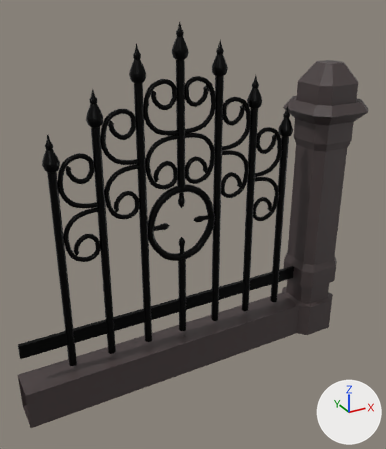
An edit to the Blender file Assets/Modele3D/Cmentarz/Plot i Zielen/plot1.blend, drawn before and after from the same camera.
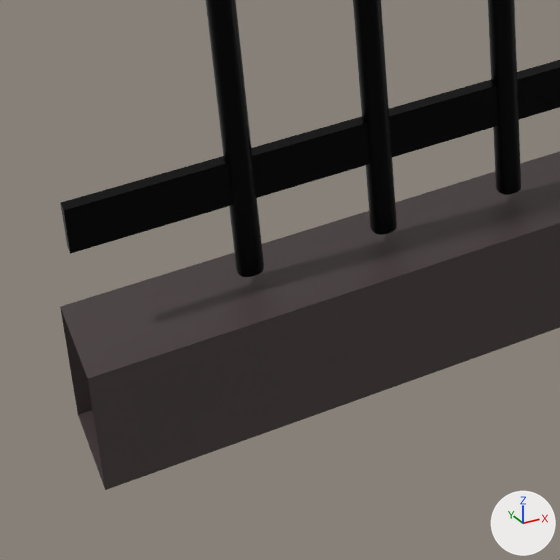
Each version appears first whole from a 50 mm lens placed at (-5.51, -10.6, 9.38), pointed at (0.29, -0.05, 4.11), and next in a close-up on the part from 0% to 42% of the width and 64% to 100% of the height. Every picture has the same lights, and +X, +Y and +Z are marked at lower right.

Script lines for the objects in view, before the commit:
```python
me_cube_001 = bpy.data.meshes.new('Cube.001')
me_cube_001.from_pydata(...)  # 8833 vertices, 8642 faces; spans x -45.7..41.0, y -1.9..1.9, z -2.3..1.5
me_cube_001.polygons.foreach_set('use_smooth', [True] * 8642)
me_cube_001.materials.append(mat_material_001)  # black #1d1d1d
# before: 8829 (-45.7, 0.5, -1.8) at pixel (60, 202), 8830 (-45.7, 0.5, -2.0) at pixel (67, 245), 8831 (-45.7, -0.5, -2.0) at pixel (70, 253), 8832 (-45.7, -0.5, -1.8) at pixel (63, 210)
me_cube_003 = bpy.data.meshes.new('Cube.003')
me_cube_003.from_pydata(...)  # 140 vertices, 137 faces; spans x -6.59..8.05, y -1.43..1.43, z -1.0..11.01
me_cube_003.materials.append(mat_material_002)
# before: 130 (-6.59, -0.64, 0.5) at pixel (87, 378), 131 (-6.59, 0.64, 0.5) at pixel (60, 306), 134 (-6.59, 0.64, -1.0) at pixel (77, 414), 135 (-6.59, -0.64, -1.0) at pixel (105, 490)
ob_cube = bpy.data.objects.new('Cube', me_cube_001)
ob_cube.location = (0.0, 0.0, 5.697)
ob_cube.scale = (0.0913, 0.0913, 2.02)
ob_cube_002 = bpy.data.objects.new('Cube.002', me_cube_003)
ob_cube_002.location = (0.0, 0.0, 0.653)
ob_cube_002.scale = (0.642, 0.642, 0.642)
```
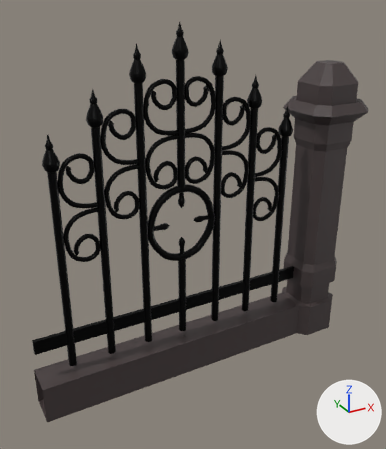
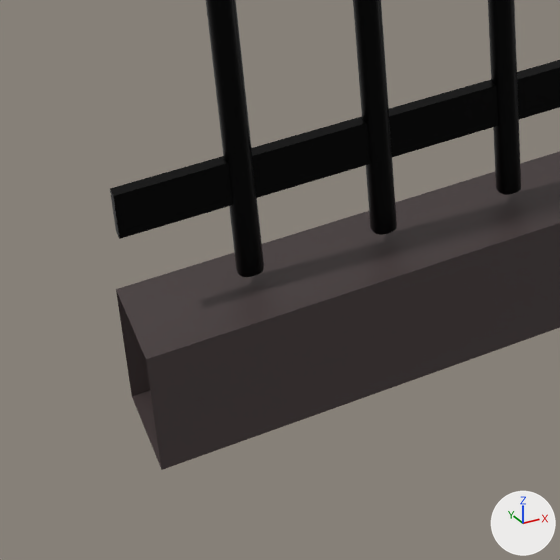
The change, as JSON lines over the scene's bpy script:
```json
{"block": "me_cube_001", "where": "me_cube_001.from_pydata(...)  # 8833 vertices, 8642 faces; spans x -45.7..41.0, y -1.9..1.9, z -2.3..1.5"}
{"block": "me_cube_001", "where": "# used by ob_cube; location = (0.0, 0.0, 5.697); scale = (0.0913, 0.0913, 2.02)"}
{"block": "me_cube_001", "change": "me_cube_001 part 1"}
{"op": "add", "block": "me_cube_001", "code": "for i in [*range(8829, 8833)]: me_cube_001.vertices[i].co += Vector((3.5, 0.0, 0.0))"}
{"block": "me_cube_003", "where": "me_cube_003.from_pydata(...)  # 140 vertices, 137 faces; spans x -6.59..8.05, y -1.43..1.43, z -1.0..11.01"}
{"block": "me_cube_003", "where": "# used by ob_cube_002; location = (0.0, 0.0, 0.653); scale = (0.642, 0.642, 0.642)"}
{"block": "me_cube_003", "change": "me_cube_003 part 2"}
{"op": "add", "block": "me_cube_003", "code": "for i in [130, 131, 134, 135]: me_cube_003.vertices[i].co += Vector((0.6, 0.0, 0.0))"}
```

Location of each change, (x1, y1, x2, y2) in pixels of the close-ups (560 x 560 px; the box of a moved part takes in the faces that stretch with it):
```json
{"object": "Cube.002", "change": "reshaped", "before": [60, 151, 560, 490], "after": [116, 151, 560, 470]}
{"object": "Cube", "change": "reshaped", "before": [60, 0, 560, 277], "after": [110, 0, 560, 277]}
{"part": 1, "of": "me_cube_001", "change": "moved or reshaped", "before": [60, 184, 134, 254], "after": [110, 184, 134, 239]}
{"part": 2, "of": "me_cube_003", "change": "moved or reshaped", "before": [60, 279, 196, 490], "after": [116, 279, 196, 470]}
```
